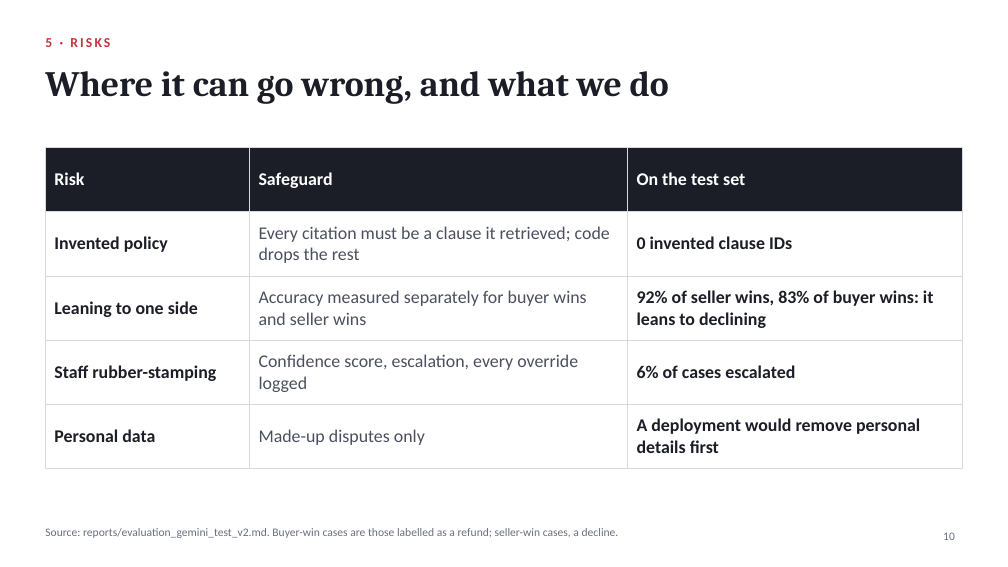
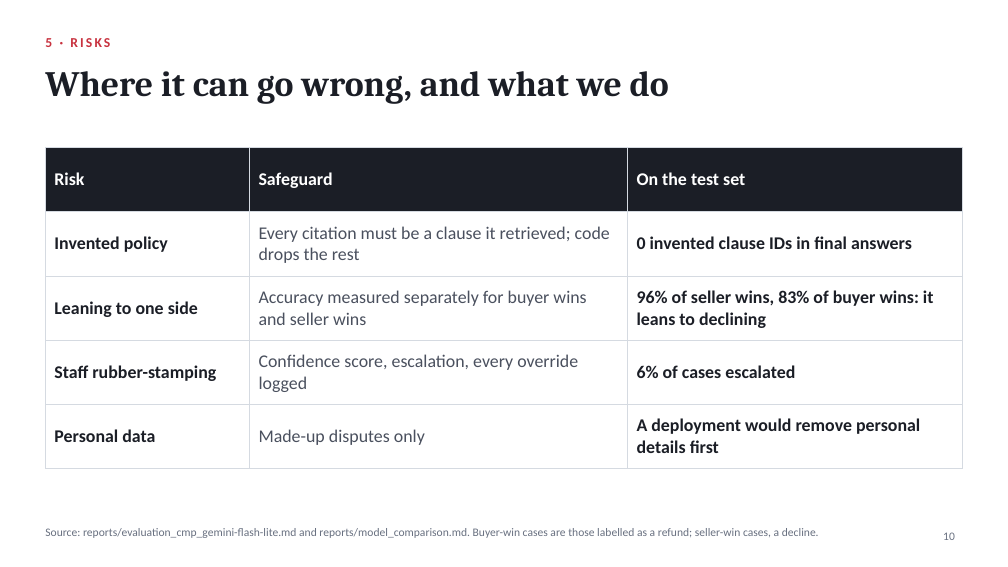
Before and after one commit to J0knee10/carousell-dispute-agent-bc3415, a slide deck: slide 10 of presentation/Carousell_Dispute_Agent_Slides.pptx. Drawn at 1008x567 pixels with LibreOffice and Linux fonts; fonts in the diff are those of the drawing. Boxes give left, top, right and bottom in pixels: in the first picture for what was removed or moved away, otherwise in the second. Text is boxed around its words. In the diff, an @@ line names an element or a change of style, - is before the commit and + after.

```diff
--- a/presentation/Carousell_Dispute_Agent_Slides.pptx
+++ b/presentation/Carousell_Dispute_Agent_Slides.pptx
@@ table at (45,147,963,457) @@
-row 2, column 3: 0 invented clause IDs
+row 2, column 3: 0 invented clause IDs in final answers
-row 3, column 3: 92% of seller wins, 83% of buyer wins: it leans to declining
+row 3, column 3: 96% of seller wins, 83% of buyer wins: it leans to declining
@@ text at (45,528,819,538): text changed @@
-Source: reports/evaluation_gemini_test_v2.md. Buyer-win cases are those labelled as a refund; seller-win cases, a decline.
+Source: reports/evaluation_cmp_gemini-flash-lite.md and reports/model_comparison.md. Buyer-win cases are those labelled as a refund; seller-win cases, a decline.
```
Also in this commit, not shown: 4 other slides changed, 2 other files.
